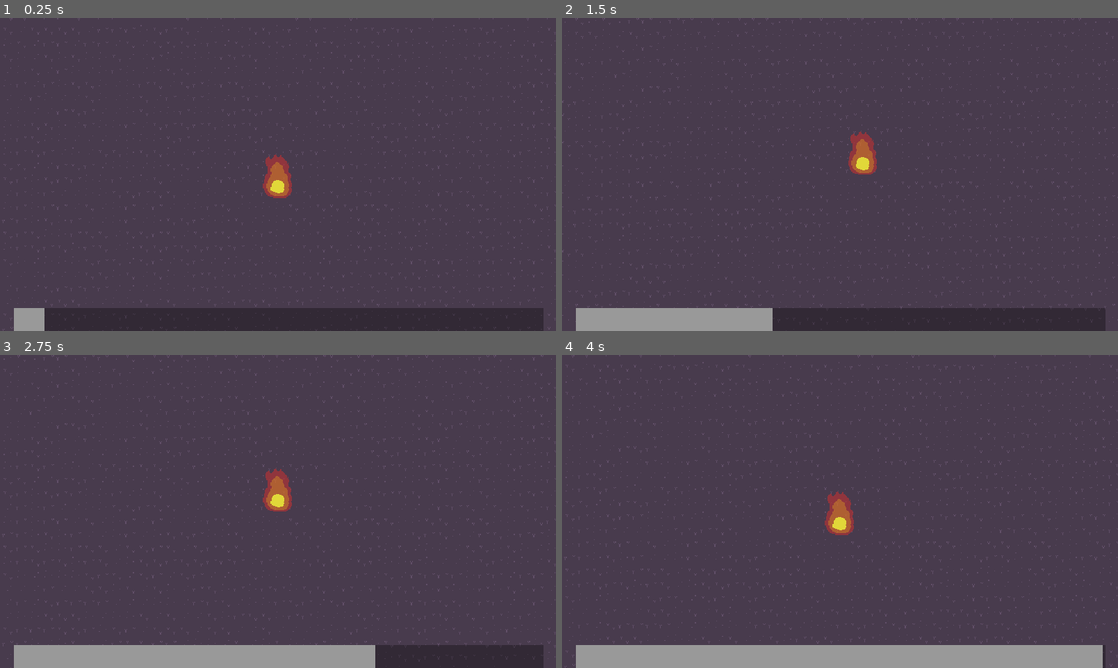
Above: before the commit, frames 1-4 (two rows, left to right).
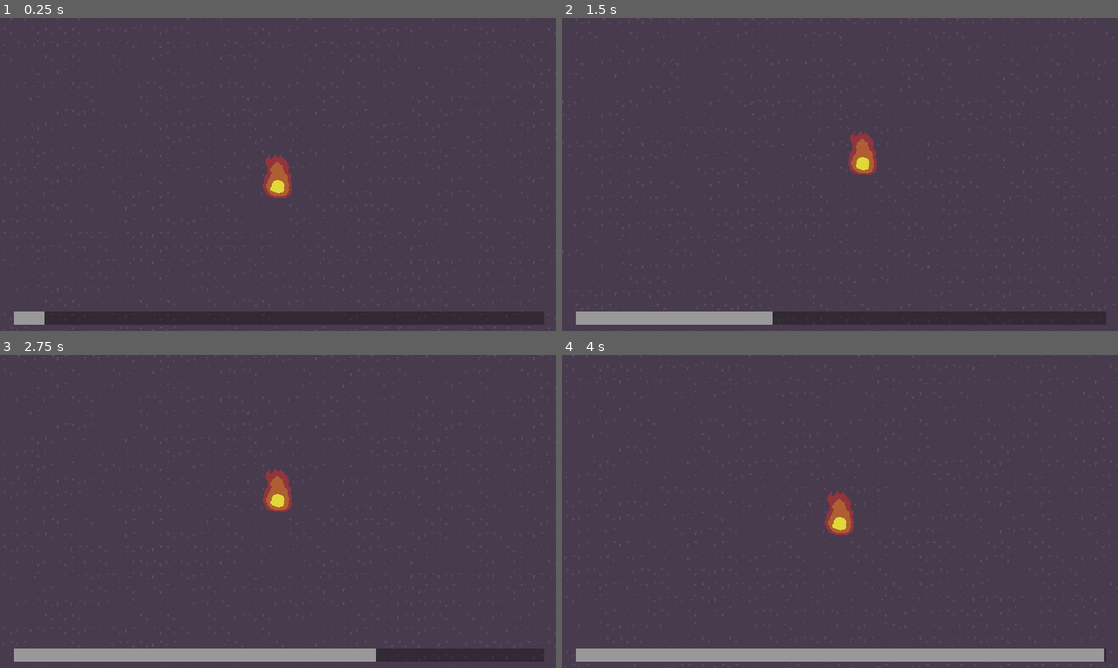
Above: after the commit, the same moments.

Repository: sushitoad/tower-defense-prototype
Game: Godot game, scene res://scenes/test_scene.tscn
Same seed, same stepped clock (60 frames per second), same inputs: the game is played once before the commit and once after it. The engine's default icon, where the game draws it, is replaced by a stand-in: a white triangle on a blue panel in a dark square.
Inputs (mouse positions are in pixels of both pictures, inside the frame that each line leads up to):
- Up to frame 1 (0.25 s): no input
- Up to frame 2 (1.5 s): move the mouse to (962, 158) at 0.52 s; tap S (CameraDown) at 0.6 s; move the mouse to (728, 190) at 1.27 s; tap A (CameraLeft) at 1.35 s
- Up to frame 3 (2.75 s): move the mouse to (333, 442) at 2.02 s; tap D (CameraRight) at 2.1 s
- Up to frame 4 (4 s): move the mouse to (812, 574) at 2.77 s; tap W (CameraUp) at 2.85 s; move the mouse to (1006, 558) at 3.52 s; click (1006, 558) at 3.6 s

The runs differ from the first frame. In frame 1, 0.2% of the frame differs, in the area x 2-98%, y 92-100%; in frame 2, 1.1%; in frame 3, 2.0%; in frame 4, 3.0%.
Error in both runs: Invalid access to property or key 'isBeingPlaced' on a base object of type 'Nil'. (res://scripts/tower_manager.gd:31)

Commit message:
updating charge icons

Diff:
--- a/scenes/build_ui.tscn
+++ b/scenes/build_ui.tscn
@@ -27,9 +27,10 @@
 anchor_top = 1.0
 anchor_right = 0.5
 anchor_bottom = 1.0
-offset_left = -311.5
-offset_top = -27.0
-offset_right = 311.5
+offset_left = -311.0
+offset_top = -23.0
+offset_right = 313.0
+offset_bottom = -8.0
 grow_horizontal = 2
 grow_vertical = 0
 size_flags_horizontal = 4
@@ -76,9 +77,9 @@
 anchor_top = 1.0
 anchor_bottom = 1.0
 offset_left = -307.0
-offset_top = -58.0
+offset_top = -60.0
 offset_right = -179.0
-offset_bottom = 70.0
+offset_bottom = 68.0
 grow_vertical = 0
 scale = Vector2(0.16, 0.16)
 size_flags_vertical = 8
@@ -88,9 +89,9 @@
 anchor_top = 1.0
 anchor_bottom = 1.0
 offset_left = -284.0
-offset_top = -58.0
+offset_top = -60.0
 offset_right = -156.0
-offset_bottom = 70.0
+offset_bottom = 68.0
 grow_vertical = 0
 scale = Vector2(0.16, 0.16)
 size_flags_vertical = 8
@@ -100,9 +101,9 @@
 anchor_top = 1.0
 anchor_bottom = 1.0
 offset_left = -261.0
-offset_top = -58.0
+offset_top = -60.0
 offset_right = -133.0
-offset_bottom = 70.0
+offset_bottom = 68.0
 grow_vertical = 0
 scale = Vector2(0.16, 0.16)
 size_flags_vertical = 8
@@ -112,9 +113,9 @@
 anchor_top = 1.0
 anchor_bottom = 1.0
 offset_left = -238.0
-offset_top = -58.0
+offset_top = -60.0
 offset_right = -110.0
-offset_bottom = 70.0
+offset_bottom = 68.0
 grow_vertical = 0
 scale = Vector2(0.16, 0.16)
 size_flags_vertical = 8
@@ -124,15 +125,15 @@
 anchor_top = 1.0
 anchor_bottom = 1.0
 offset_left = -215.0
-offset_top = -58.0
+offset_top = -60.0
 offset_right = -87.0
-offset_bottom = 70.0
+offset_bottom = 68.0
 grow_vertical = 0
 scale = Vector2(0.16, 0.16)
 size_flags_vertical = 8
 
+[connection signal="chargeAmountChanged" from="CanvasLayer/ChargeBar" to="." method="_on_charge_bar_charge_amount_changed"]
 [connection signal="chargeAmountChanged" from="CanvasLayer/ChargeBar" to="." method="ToggleTowerButtons"]
-[connection signal="chargeAmountChanged" from="CanvasLayer/ChargeBar" to="." method="_on_charge_bar_charge_amount_changed"]
 [connection signal="timeout" from="CanvasLayer/ChargeBar/ChargeTimer" to="CanvasLayer/ChargeBar" method="_on_charge_timer_timeout"]
 [connection signal="mouse_entered" from="CanvasLayer/BasicTowerButton" to="." method="_on_button_mouse_entered"]
 [connection signal="mouse_exited" from="CanvasLayer/BasicTowerButton" to="." method="_on_button_mouse_exited"]
--- a/scenes/charge_icon.tscn
+++ b/scenes/charge_icon.tscn
@@ -1,6 +1,6 @@
 [gd_scene load_steps=2 format=3 uid="uid://divrvuwe2ftlx"]
 
-[ext_resource type="Texture2D" uid="uid://dte7ua0we0ylg" path="res://icon.svg" id="1_p75hl"]
+[ext_resource type="Texture2D" uid="uid://xkt4vf5dygnt" path="res://art/charge icon proto 1.png" id="1_p75hl"]
 
 [node name="ChargeIcon" type="TextureRect"]
 anchors_preset = 8
@@ -14,5 +14,4 @@
 offset_bottom = 64.0
 grow_horizontal = 2
 grow_vertical = 2
-scale = Vector2(0.5, 0.5)
 texture = ExtResource("1_p75hl")
Binary file added: Aseprite files/charge icon proto 1.aseprite
Binary file added: art/charge icon proto 1.png
Not shown, added: art/charge icon proto 1.png.import
